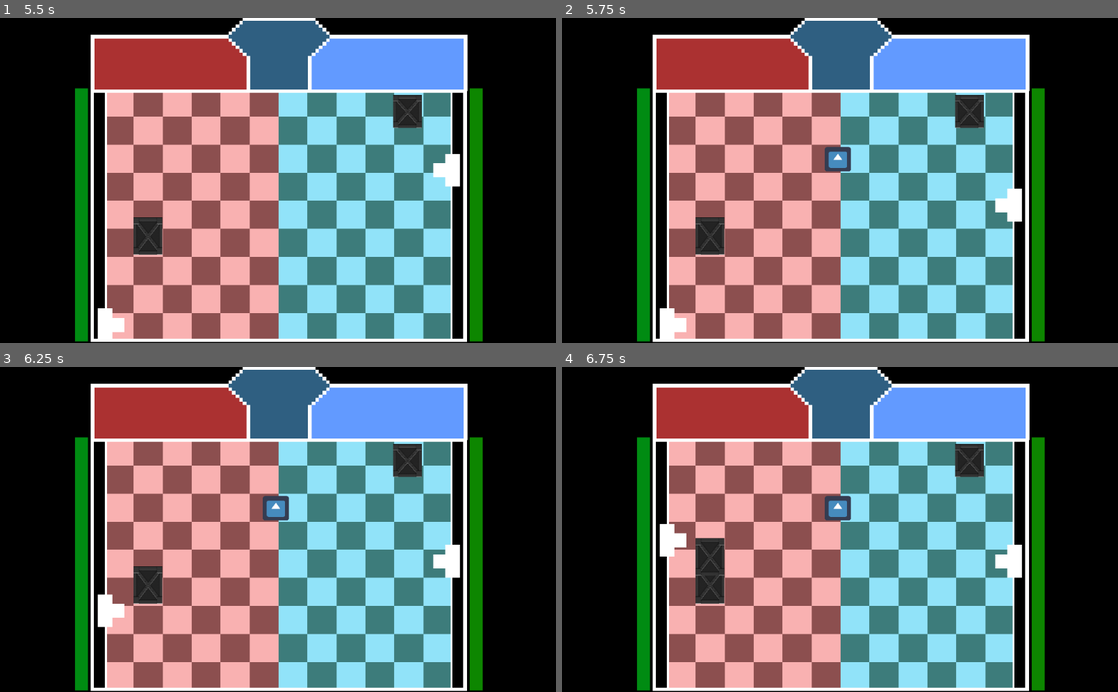
Above: before the commit, frames 1-4 (two rows, left to right).
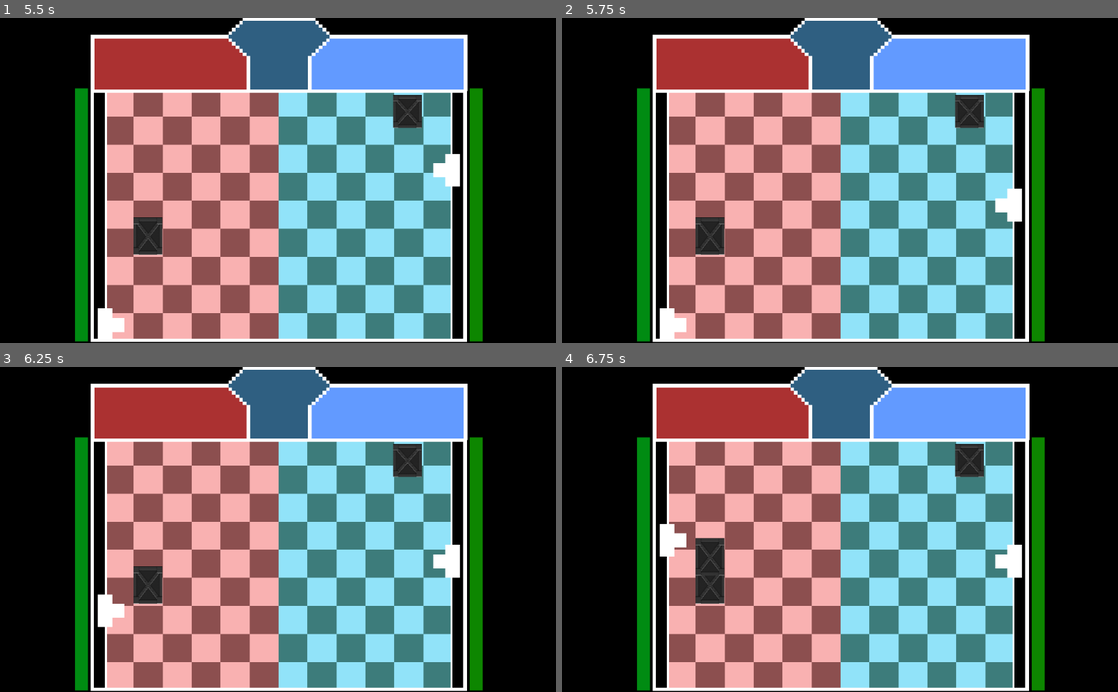
Above: after the commit, the same moments.

Repository: Raelr/dd-pong-invaders
Game: Godot game, scene res://scenes/Main.tscn
The game is run twice, just before and just after one commit, with the same random seed, the same clock (stepped at 60 frames per second) and the same inputs. The engine's default icon, where the game draws it, is replaced by a stand-in: a white triangle on a blue panel in a dark square.
Inputs (mouse positions are in pixels of both pictures, inside the frame that each line leads up to):
- Up to frame 1 (5.5 s): tap Enter at 0.5 s; move the mouse to (266, 193) at 0.52 s; hold W 0.53-1.28 s; click (266, 193) at 0.6 s; move the mouse to (166, 196) at 1.27 s; hold S 1.28-2.03 s; tap E (playerActive) at 1.35 s; move the mouse to (333, 109) at 2.02 s; hold W 2.03-3.53 s; tap O (playerTwoActive) at 2.1 s; move the mouse to (250, 245) at 2.77 s; tap F at 2.85 s; click (250, 245) at 2.92 s; move the mouse to (444, 229) at 3.52 s; hold H 3.53-4.28 s; hold S from 3.53 s (still down); move the mouse to (111, 131) at 4.27 s; tap I at 4.35 s; move the mouse to (305, 180) at 5.02 s; hold K from 5.03 s (still down); click (305, 180) at 5.17 s
- Up to frame 2 (5.75 s): keep holding S; keep holding K
- Up to frame 3 (6.25 s): move the mouse to (194, 448) at 5.77 s; release S at 5.78 s; release K at 5.78 s; hold W from 5.78 s (still down); click (194, 448) at 5.85 s
- Up to frame 4 (6.75 s): keep holding W; move the mouse to (962, 513) at 6.52 s; tap E (playerActive) at 6.6 s

Frame 1 is identical in both runs. In frame 2, 0.4% of the frame differs, in the area x 47-52%, y 39-48%; in frame 3, 0.4%; in frame 4, 0.4%.
Error before the commit: Invalid call. Nonexistent function 'isBullet' in base 'Area2D (Barricade.gd)'. (res://scripts/Barricade.gd:48)
Error after the commit: Parse Error: Can't preload resource at path: res://sprites/armour.png (res://scripts/Powerup.gd:9)

Commit message:
added new sprite selection

Diff:
--- a/scenes/Powerup.tscn
+++ b/scenes/Powerup.tscn
@@ -1,6 +1,5 @@
-[gd_scene load_steps=4 format=2]
+[gd_scene load_steps=3 format=2]
 
-[ext_resource path="res://icon.png" type="Texture" id=1]
 [ext_resource path="res://scripts/Powerup.gd" type="Script" id=2]
 
 [sub_resource type="RectangleShape2D" id=1]
@@ -13,6 +12,5 @@
 shape = SubResource( 1 )
 
 [node name="Powerup" type="Sprite" parent="."]
-scale = Vector2( 0.34375, 0.328125 )
-texture = ExtResource( 1 )
+scale = Vector2( 2, 2 )
 [connection signal="area_entered" from="." to="." method="_on_Powerup_area_entered"]
--- a/scripts/Powerup.gd
+++ b/scripts/Powerup.gd
@@ -6,7 +6,20 @@
 var is_powerup = true
 var powerup_type : int = 0;
 
+var armour = preload("res://sprites/armour.png")
+var bow = preload("res://sprites/bow.png")
+var staff = preload("res://sprites/staff.png")
+
+onready var power_up_sprite = get_node("Powerup")
+
 func start(type : int, duration : float):
+	if  (type == 1):
+		power_up_sprite.set_texture(armour)
+	elif(type == 2):
+		power_up_sprite.set_texture(bow)
+	else:
+		power_up_sprite.set_texture(staff)
+
 	ttl = duration
 	powerup_type = type
 	update = true
